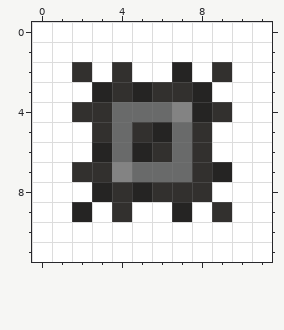
Pixel-art sprite: res/Player/Player_Items/Player_Saw_Item.png. This is how it looked before the edit.
The file is 12x12 pixels.
After:
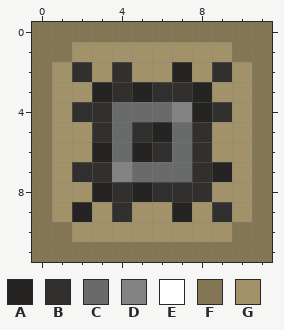
Palette (. is transparent): A #252423  B #32302e  C #696a6a  D #838383  E #ffffff  F #837655  G #a29269
Difference:
@@ x 0..11 @@
- 0 EEEEEEEEEEEE
- 1 EEEEEEEEEEEE
- 2 EEBEBEEAEBEE
- 3 EEEABABBAEEE
- 4 EEBBCCCDABEE
- 5 EEEBCBACBEEE
- 6 EEEACABCBEEE
- 7 EEBBDCCCBAEE
- 8 EEEABABBBEEE
- 9 EEAEBEEAEBEE
-10 EEEEEEEEEEEE
-11 EEEEEEEEEEEE
+ 0 FFFFFFFFFFFF
+ 1 FFGGGGGGGGFF
+ 2 FGBGBGGAGBGF
+ 3 FGGABABBAGGF
+ 4 FGBBCCCDABGF
+ 5 FGGBCBACBGGF
+ 6 FGGACABCBGGF
+ 7 FGBBDCCCBAGF
+ 8 FGGABABBBGGF
+ 9 FGAGBGGAGBGF
+10 FFGGGGGGGGFF
+11 FFFFFFFFFFFF
Where, in picture pixels (left, top, right, bottom), the same in both pictures:
changed: (32, 22, 272, 262)
